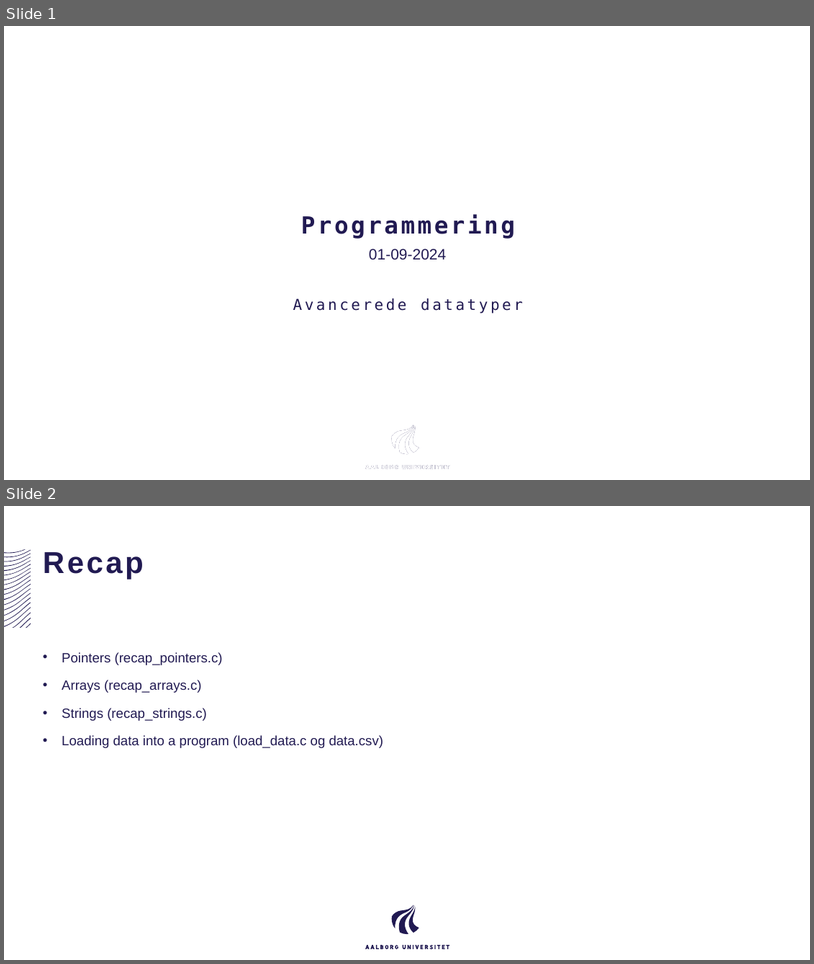
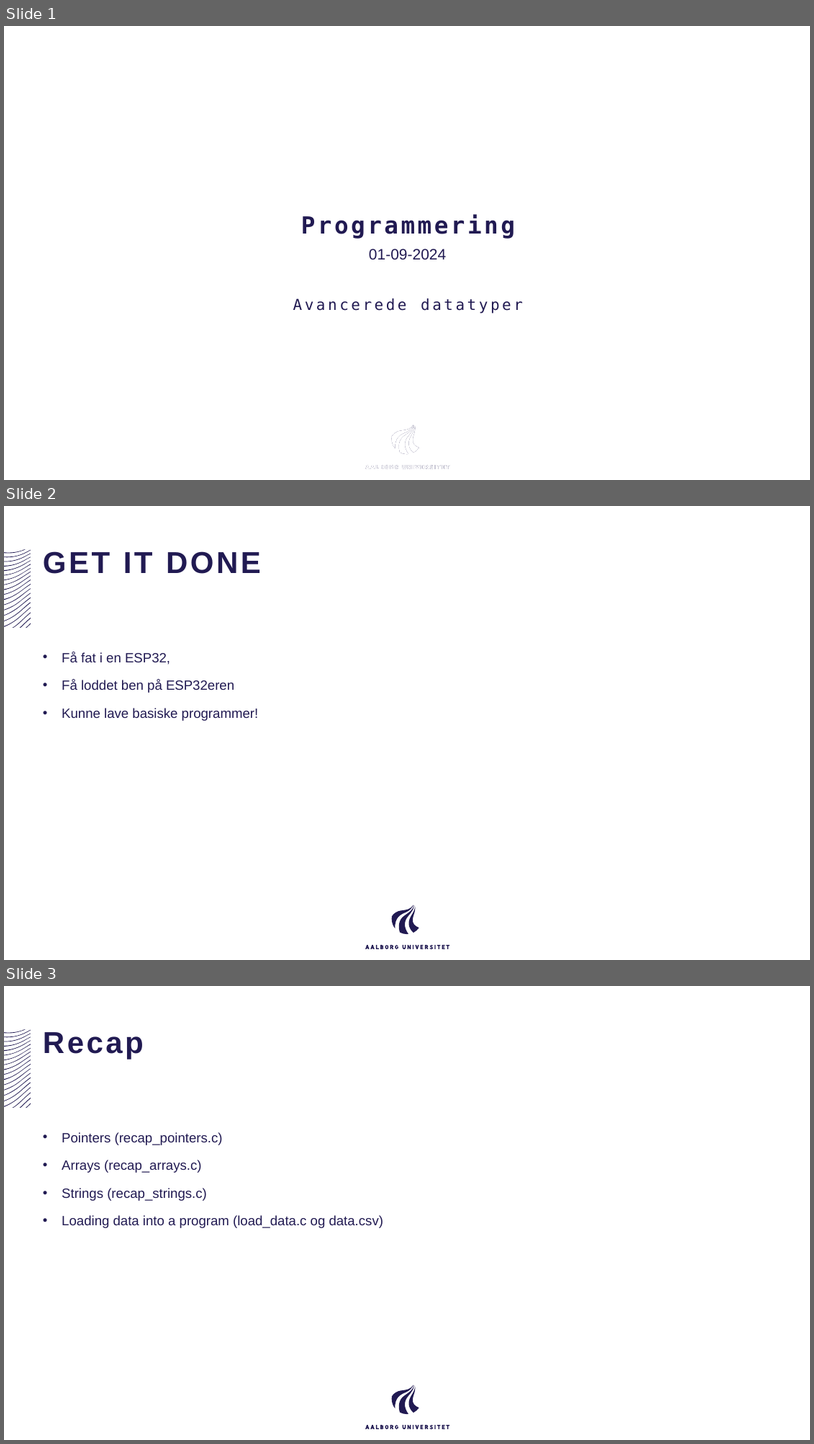
Before and after one commit to AAU-ST1-Programming/advanced_datatypes, a slide deck: advanced_datattypes.pptx. Shown one above the other, each under a label of ours: slides 1 and 2 before the commit, slides 1, 2 and 3 after it. The pictures are 814x964 and 814x1444 pixels, drawn with LibreOffice and Linux fonts; fonts in the diff are those of the drawing. Boxes give left, top, right and bottom in pixels: in the first picture for what was removed or moved away, otherwise in the second. Text is boxed around its words. In the diff, an @@ line names an element or a change of style, - is before the commit and + after.

```diff
--- a/advanced_datattypes.pptx
+++ b/advanced_datattypes.pptx
@@ slide 2 added at (4, 506, 810, 960), background #FFFFFF; not listed: 40 template elements that a slide beside it also shows @@
@@ title added at (43, 551, 261, 574), 36 pt, text #211A52, bold @@
+GET IT DONE
@@ text added at (62, 651, 258, 721), 16 pt, text #211A52 @@
+• Få fat i en ESP32,
+• Få loddet ben på ESP32eren
+• Kunne lave basiske programmer!
@@ what was slide 2 is now slide 3 @@
```
Also in this commit, not shown: 4 slides changed, 1 other slide added.
